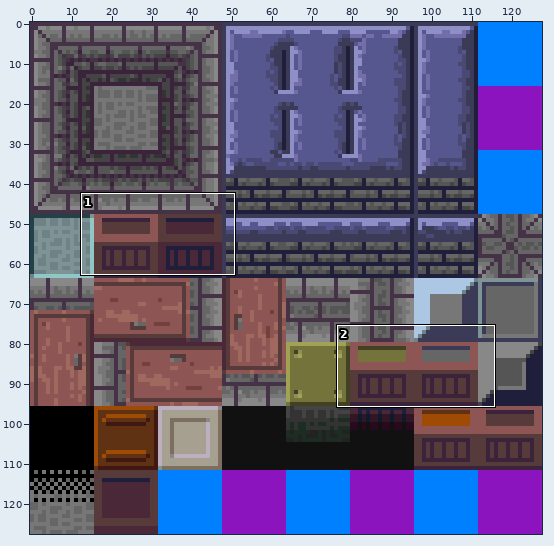
A sprite sheet gets an edit: graphics/level_tiles.png. The first picture is a wide view before the edit; the outline marks the close-up.
Close-up. As it was:
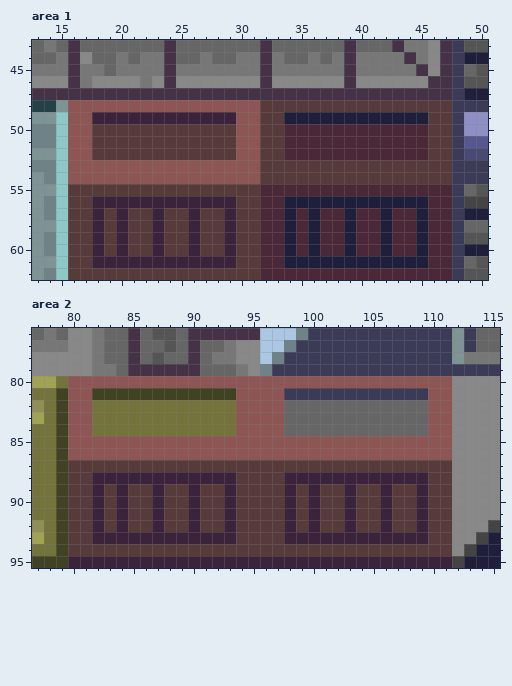
The file is 128x128 pixels. Shown: area 1: x 13..50, y 43..62; area 2: x 77..115, y 76..95. The commit also changed other parts of the picture, which this record leaves out.
The result:
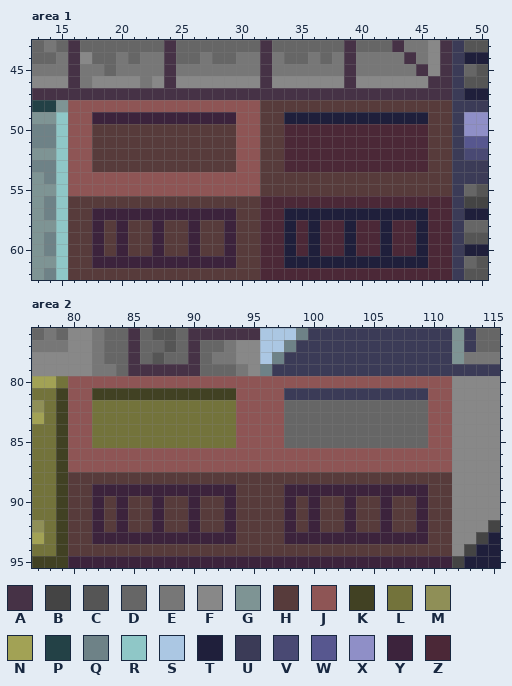
Palette (. is transparent): A #463246  B #444444  C #555555  D #666666  E #777777  F #888888  G #7e9494  H #573b3b  J #8e5555  K #414123  L #73733b  M #8f8f57  N #a2a255  P #234146  Q #6e8287  R #8fc7c7  S #abc7e3  T #1f1f3b  U #3b3b57  V #494973  W #57578f  X #8f8fc7  Y #3c233c  Z #4b2837
The exact change:
--- area 1
@@ x 13..50 @@
 52 GGRJJHHHHHHHHHHHHJJHHZZZZZZZZZZZZHHUVV
-53 QQRJJJJJJJJJJJJJJJJHHHHHHHHHHHHHHHHUUU
+53 QQRJJHHHHHHHHHHHHJJHHZZZZZZZZZZZZHHUUU
 54 GQRJJJJJJJJJJJJJJJJHHHHHHHHHHHHHHHHUUU
-55 GGRHHHHHHHHHHHHHHHHZZZZZZZZZZZZZZZZUDC
-56 GQRHHYYYYYYYYYYYYHHZZTTTTTTTTTTTTZZUBB
-57 GQRHHYHYHHYHHYHHYHHZZTZTZZTZZTZZTZZUTT
+55 GGRJJJJJJJJJJJJJJJJHHHHHHHHHHHHHHHHUDC
+56 GQRHHHHHHHHHHHHHHHHZZZZZZZZZZZZZZZZUBB
+57 GQRHHYYYYYYYYYYYYHHZZTTTTTTTTTTTTZZUTT
 58 GGRHHYHYHHYHHYHHYHHZZTZTZZTZZTZZTZZUDD
--- area 2
@@ x 77..115 @@
 84 LLKJJLLLLLLLLLLLLJJJJDDDDDDDDDDDDJJFFFF
-85 LLKJJJJJJJJJJJJJJJJJJJJJJJJJJJJJJJJFFFF
+85 LLKJJLLLLLLLLLLLLJJJJDDDDDDDDDDDDJJFFFF
 86 LLKJJJJJJJJJJJJJJJJJJJJJJJJJJJJJJJJFFFF
-87 LLKHHHHHHHHHHHHHHHHHHHHHHHHHHHHHHHHFFFF
-88 LLKHHYYYYYYYYYYYYHHHHYYYYYYYYYYYYHHFFFF
-89 LLKHHYHYHHYHHYHHYHHHHYHYHHYHHYHHYHHFFFF
+87 LLKJJJJJJJJJJJJJJJJJJJJJJJJJJJJJJJJFFFF
+88 LLKHHHHHHHHHHHHHHHHHHHHHHHHHHHHHHHHFFFF
+89 LLKHHYYYYYYYYYYYYHHHHYYYYYYYYYYYYHHFFFF
 90 LLKHHYHYHHYHHYHHYHHHHYHYHHYHHYHHYHHFFFF
Boxes around the changes in both close-ups, in picture pixels (x1, y1, x2, y2):
changed: (68, 160, 452, 220)
changed: (68, 436, 452, 496)
